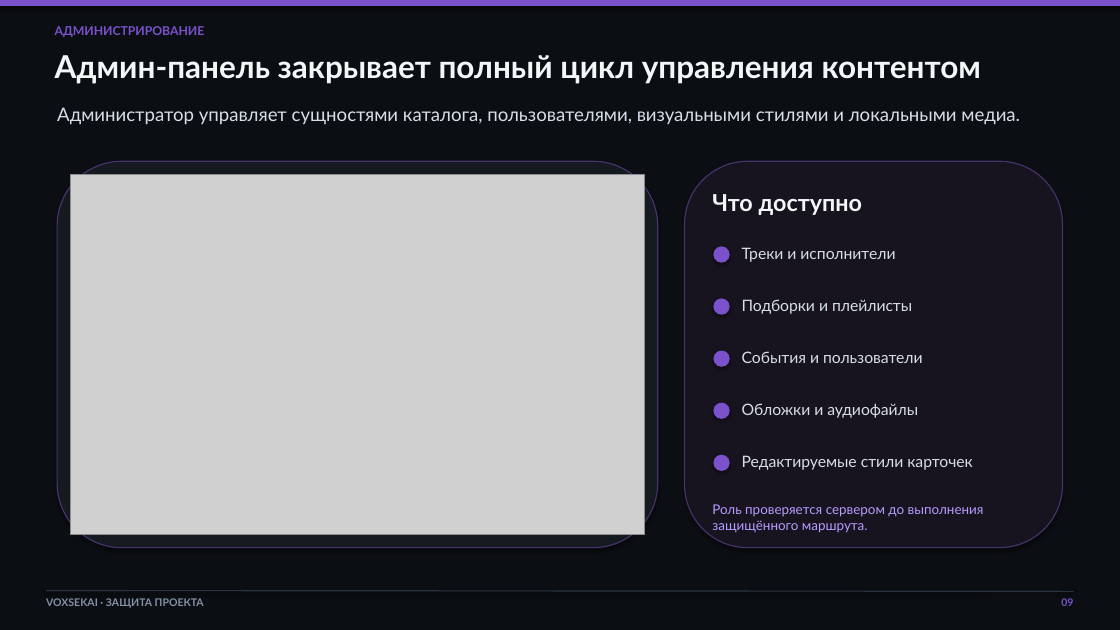
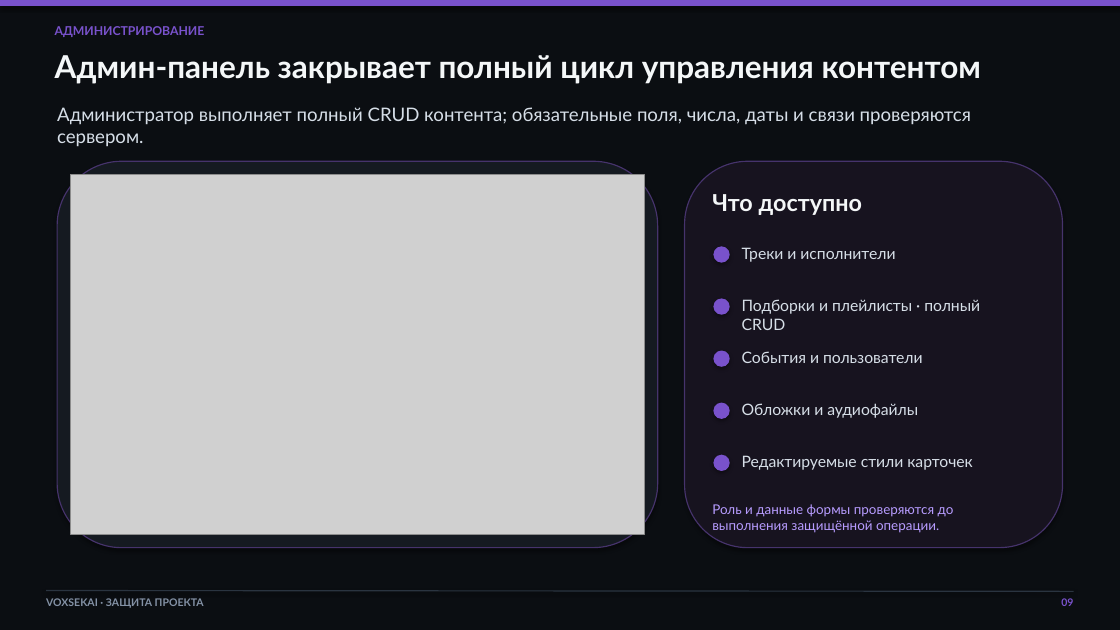
Before and after one commit to Yoshimru/voxsekai, a slide deck: slide 9 of reports/Презентация VoxSekai.pptx. Drawn at 1120x630 pixels with LibreOffice and Linux fonts; fonts in the diff are those of the drawing; grey boxes stand for pictures. Boxes give left, top, right and bottom in pixels: in the first picture for what was removed or moved away, otherwise in the second. Text is boxed around its words. In the diff, an @@ line names an element or a change of style, - is before the commit and + after.

```diff
--- a/reports/Презентация VoxSekai.pptx
+++ b/reports/Презентация VoxSekai.pptx
@@ text at [57,107,971,147]: text changed @@
-Администратор управляет сущностями каталога, пользователями, визуальными стилями и локальными медиа.
+Администратор выполняет полный CRUD контента; обязательные поля, числа, даты и связи проверяются сервером.
@@ text at [742,299,980,330]: text changed @@
-Подборки и плейлисты
+Подборки и плейлисты · полный CRUD
@@ text at [712,504,954,533]: text changed @@
-Роль проверяется сервером до выполнения защищённого маршрута.
+Роль и данные формы проверяются до выполнения защищённой операции.
```
Also in this commit, not shown: 5 other slides changed, 7 other files.
